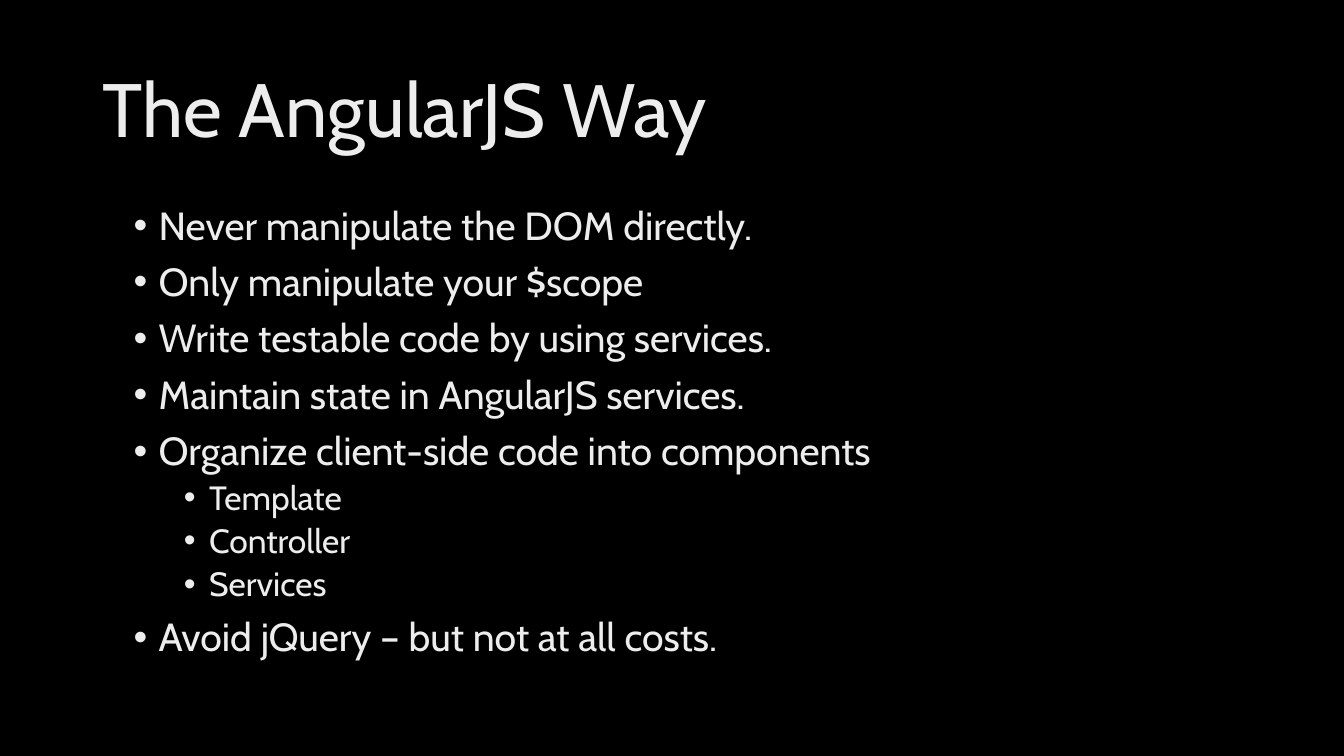
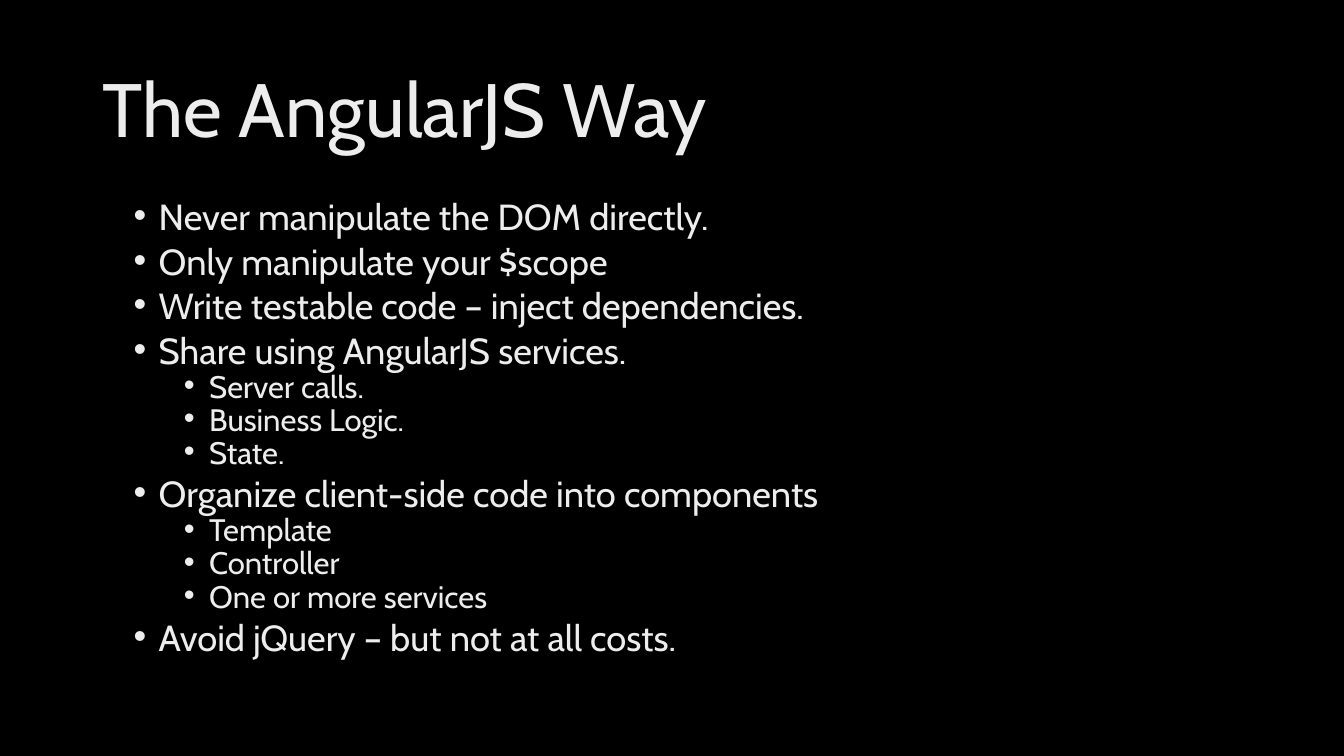
Before and after one commit to ryanlangton/angularjs-mvc, a slide deck: slide 12 of AngularJSdotNet.pptx (slide 8 before the commit). Drawn at 1344x756 pixels with LibreOffice and Linux fonts; fonts in the diff are those of the drawing; background and template pictures are left out. Boxes give left, top, right and bottom in pixels: in the first picture for what was removed or moved away, otherwise in the second. Text is boxed around its words. In the diff, an @@ line names an element or a change of style, - is before the commit and + after.

```diff
--- a/AngularJSdotNet.pptx
+++ b/AngularJSdotNet.pptx
@@ text at (159,202,818,660): size 28 to 25.9 pt in "Never manipulate the DOM directly.", "Only manipulate your $scope", "Organize client-side code into components", "Avoid jQuery – but not at all ..."; size 24 to 22.2 pt in "Template", "Controller"; line spacing 0.9 to 0.7 @@
@@ text at (159,291,804,465): text changed; size 28 to 25.9 pt @@
-• Write testable code by using services.
-• Maintain state in AngularJS services.
+• Write testable code – inject dependencies.
+• Share using AngularJS services.
+  • Server calls.
+  • Business Logic.
+  • State.
@@ text at (209,586,487,609): text changed; size 24 to 22.2 pt @@
-  • Services
+  • One or more services
```
Also in this commit, not shown: 16 other slides changed, 9 slides added, 5 slides removed, 26 other files.
